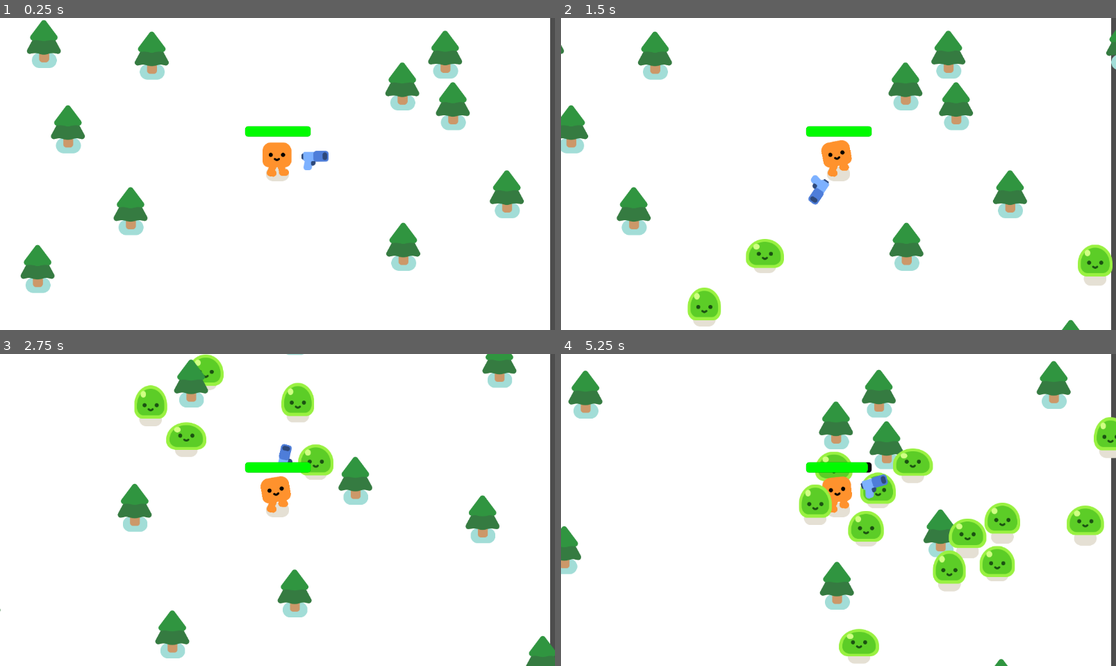
Above: before the commit, frames 1-4 (two rows, left to right).
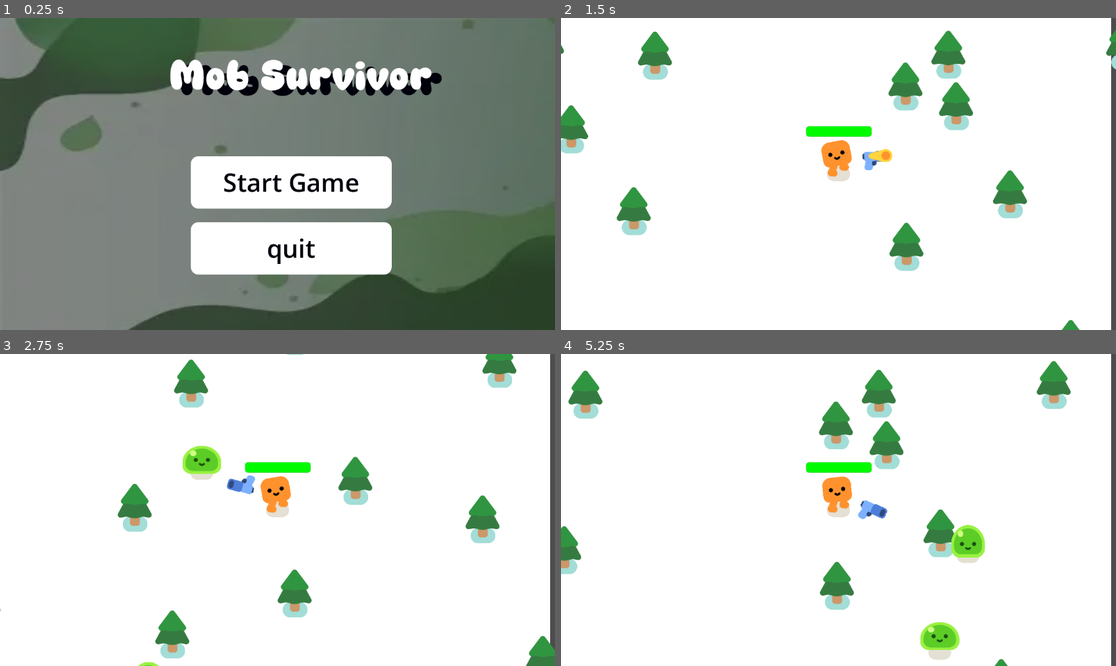
Above: after the commit, the same moments.

Repository: Elie-rgb/Sprint-Build
Game: Godot game, scene res://main_menu.tscn
Two runs of this game, one before a commit and one after it. Both use one fixed random seed, a clock stepped at 60 frames per second and the inputs below. Before the commit the project starts from res://survivors_game.tscn.
Inputs (mouse positions are in pixels of both pictures, inside the frame that each line leads up to):
- Up to frame 1 (0.25 s): no input
- Up to frame 2 (1.5 s): click (849, 183) at 0.5 s, where only the run after the commit has a clickable "Start Game"; hold D (move_right) from 1.28 s (still down)
- Up to frame 3 (2.75 s): release D (move_right) at 2.03 s; hold S (move_down) from 2.03 s (still down)
- Up to frame 4 (5.25 s): release S (move_down) at 2.78 s; hold D (move_right) 2.78-3.53 s; hold W (move_up) 3.53-4.28 s; hold A (move_left) from 4.28 s (still down)

The runs differ from the first frame. In frame 1, 87% of the frame differs, in the area x 0-100%, y 0-100%; in frame 2, 2.3%; in frame 3, 3.7%; in frame 4, 7.7%.

Commit message:
init
game over and main menu

Diff:
--- /dev/null
+++ b/main_menu.gd
@@ -0,0 +1,22 @@
+extends Node2D
+
+
+# Called when the node enters the scene tree for the first time.
+func _ready() -> void:
+	pass # Replace with function body.
+
+
+# Called every frame. 'delta' is the elapsed time since the previous frame.
+func _process(delta: float) -> void:
+	pass
+
+
+func _on_start_pressed() -> void:
+	get_tree().change_scene_to_file("res://survivors_game.tscn")
+
+
+
+
+
+func _on_quit_pressed() -> void:
+	get_tree().quit()
--- /dev/null
+++ b/main_menu.tscn
@@ -0,0 +1,103 @@
+[gd_scene format=3 uid="uid://r6v4jj7whjk5"]
+
+[ext_resource type="Script" uid="uid://d2efeyg1shuk" path="res://main_menu.gd" id="1_06t4h"]
+[ext_resource type="Texture2D" uid="uid://b5eb5xwq5sx3y" path="res://download.webp" id="2_fu7sn"]
+[ext_resource type="FontFile" uid="uid://blxr5ebwyvkvy" path="res://Super Kidpop.ttf" id="3_jix8l"]
+
+[sub_resource type="StyleBoxTexture" id="StyleBoxTexture_glbon"]
+texture = ExtResource("2_fu7sn")
+modulate_color = Color(0.5673677, 0.56736773, 0.56736773, 1)
+
+[sub_resource type="StyleBoxFlat" id="StyleBoxFlat_06t4h"]
+bg_color = Color(1, 1, 1, 1)
+corner_radius_top_left = 16
+corner_radius_top_right = 16
+corner_radius_bottom_right = 16
+corner_radius_bottom_left = 16
+
+[sub_resource type="StyleBoxFlat" id="StyleBoxFlat_fu7sn"]
+bg_color = Color(0.0200621, 0.57462776, 0.0688419, 1)
+corner_radius_top_left = 16
+corner_radius_top_right = 16
+corner_radius_bottom_right = 16
+corner_radius_bottom_left = 16
+
+[sub_resource type="StyleBoxFlat" id="StyleBoxFlat_jix8l"]
+corner_radius_top_left = 16
+corner_radius_top_right = 16
+corner_radius_bottom_right = 16
+corner_radius_bottom_left = 16
+
+[sub_resource type="StyleBoxFlat" id="StyleBoxFlat_glbon"]
+bg_color = Color(0.89411765, 0.09019608, 0.0627451, 1)
+corner_radius_top_left = 16
+corner_radius_top_right = 16
+corner_radius_bottom_right = 16
+corner_radius_bottom_left = 16
+
+[node name="Main menu" type="Node2D" unique_id=501350907]
+script = ExtResource("1_06t4h")
+
+[node name="Panel" type="Panel" parent="." unique_id=1618812096]
+offset_right = 1154.0
+offset_bottom = 656.0
+theme_override_styles/panel = SubResource("StyleBoxTexture_glbon")
+
+[node name="Button Manager" type="Control" parent="." unique_id=1233853966]
+layout_mode = 3
+anchors_preset = 0
+offset_right = 40.0
+offset_bottom = 40.0
+
+[node name="VBoxContainer" type="VBoxContainer" parent="Button Manager" unique_id=116734796]
+layout_mode = 1
+anchors_preset = 14
+anchor_top = 0.5
+anchor_right = 1.0
+anchor_bottom = 0.5
+offset_left = 396.0
+offset_top = 267.0
+offset_right = 773.0
+offset_bottom = 513.0
+grow_horizontal = 2
+grow_vertical = 2
+theme_override_constants/separation = 28
+
+[node name="Start" type="Button" parent="Button Manager/VBoxContainer" unique_id=772435306]
+layout_mode = 2
+size_flags_vertical = 3
+theme_override_colors/font_color = Color(0, 0, 0.043137256, 1)
+theme_override_font_sizes/font_size = 52
+theme_override_styles/normal = SubResource("StyleBoxFlat_06t4h")
+theme_override_styles/pressed = SubResource("StyleBoxFlat_fu7sn")
+theme_override_styles/hover = SubResource("StyleBoxFlat_jix8l")
+text = "Start Game"
+metadata/_edit_use_anchors_ = true
+
+[node name="quit" type="Button" parent="Button Manager/VBoxContainer" unique_id=835877646]
+layout_mode = 2
+size_flags_vertical = 3
+theme_override_colors/font_color = Color(0, 0, 0.043137256, 1)
+theme_override_font_sizes/font_size = 52
+theme_override_styles/normal = SubResource("StyleBoxFlat_06t4h")
+theme_override_styles/pressed = SubResource("StyleBoxFlat_glbon")
+theme_override_styles/hover = SubResource("StyleBoxFlat_jix8l")
+text = "quit"
+
+[node name="Label" type="Label" parent="." unique_id=699769825]
+offset_left = 260.0
+offset_top = 33.0
+offset_right = 987.0
+offset_bottom = 214.0
+theme_override_colors/font_shadow_color = Color(0, 0, 0.043137256, 1)
+theme_override_constants/shadow_offset_x = 21
+theme_override_constants/shadow_offset_y = 11
+theme_override_fonts/font = ExtResource("3_jix8l")
+theme_override_font_sizes/font_size = 88
+text = "Mob Survivor"
+horizontal_alignment = 1
+vertical_alignment = 1
+
+[connection signal="pressed" from="Button Manager/VBoxContainer/Start" to="." method="_on_start_pressed"]
+[connection signal="pressed" from="Button Manager/VBoxContainer/quit" to="." method="_on_quit_pressed"]
+[connection signal="pressed" from="Button Manager/VBoxContainer/quit" to="." method="_on_start_pressed"]
--- a/project.godot
+++ b/project.godot
@@ -11,7 +11,7 @@
 [application]
 
 config/name="Sprint build"
-run/main_scene="uid://d4aih7s1goewg"
+run/main_scene="uid://r6v4jj7whjk5"
 config/features=PackedStringArray("4.6", "Forward Plus")
 config/icon="res://icon.svg"
 
--- a/survivors_game.gd
+++ b/survivors_game.gd
@@ -9,3 +9,13 @@
 
 func _on_timer_timeout() -> void:
 	spawn_mob()
+
+
+func _on_player_health_depleted() -> void:
+	%Gameover.visible = true
+	get_tree().paused = true
+
+	await get_tree().create_timer(3.0, true).timeout
+
+	get_tree().paused = false
+	get_tree().change_scene_to_file("res://main_menu.tscn")
--- a/survivors_game.tscn
+++ b/survivors_game.tscn
@@ -3,6 +3,7 @@
 [ext_resource type="PackedScene" uid="uid://doux7sfcc3o73" path="res://player.tscn" id="1_3cish"]
 [ext_resource type="Script" uid="uid://davntxj346m0g" path="res://survivors_game.gd" id="1_qqaft"]
 [ext_resource type="PackedScene" uid="uid://dp80gs76vwph" path="res://pine_tree.tscn" id="2_y3pti"]
+[ext_resource type="FontFile" uid="uid://blxr5ebwyvkvy" path="res://Super Kidpop.ttf" id="4_qqaft"]
 
 [sub_resource type="Curve2D" id="Curve2D_l26od"]
 _data = {
@@ -81,7 +82,7 @@
 position = Vector2(-157, 428)
 
 [node name="PineTree15" parent="." unique_id=254400999 instance=ExtResource("2_y3pti")]
-position = Vector2(-456, 671)
+position = Vector2(-461, 671)
 
 [node name="PineTree16" parent="." unique_id=1389416768 instance=ExtResource("2_y3pti")]
 position = Vector2(802, 1047)
@@ -152,6 +153,72 @@
 [node name="PineTree20" parent="." unique_id=1368729030 instance=ExtResource("2_y3pti")]
 position = Vector2(410, 982)
 
+[node name="PineTree49" parent="." unique_id=675968225 instance=ExtResource("2_y3pti")]
+position = Vector2(-153, 1233)
+
+[node name="PineTree50" parent="." unique_id=1215528442 instance=ExtResource("2_y3pti")]
+position = Vector2(262, 1266)
+
+[node name="PineTree51" parent="." unique_id=2146443537 instance=ExtResource("2_y3pti")]
+position = Vector2(763, 1266)
+
+[node name="PineTree52" parent="." unique_id=971996009 instance=ExtResource("2_y3pti")]
+position = Vector2(-543, 1387)
+
+[node name="PineTree53" parent="." unique_id=487172439 instance=ExtResource("2_y3pti")]
+position = Vector2(-422, 1153)
+
+[node name="PineTree61" parent="." unique_id=1779046135 instance=ExtResource("2_y3pti")]
+position = Vector2(-1044, 1133)
+
+[node name="PineTree62" parent="." unique_id=1690961047 instance=ExtResource("2_y3pti")]
+position = Vector2(-923, 899)
+
+[node name="PineTree63" parent="." unique_id=1698752438 instance=ExtResource("2_y3pti")]
+position = Vector2(-884, 482)
+
+[node name="PineTree64" parent="." unique_id=1377099696 instance=ExtResource("2_y3pti")]
+position = Vector2(-1274, 636)
+
+[node name="PineTree65" parent="." unique_id=733798547 instance=ExtResource("2_y3pti")]
+position = Vector2(-849, 159)
+
+[node name="PineTree66" parent="." unique_id=616904259 instance=ExtResource("2_y3pti")]
+position = Vector2(-1148, 402)
+
+[node name="PineTree67" parent="." unique_id=286996395 instance=ExtResource("2_y3pti")]
+position = Vector2(-759, 774)
+
+[node name="PineTree68" parent="." unique_id=1379942810 instance=ExtResource("2_y3pti")]
+position = Vector2(-848, -6)
+
+[node name="PineTree69" parent="." unique_id=726928810 instance=ExtResource("2_y3pti")]
+position = Vector2(-1005, 1615)
+
+[node name="PineTree70" parent="." unique_id=1366903917 instance=ExtResource("2_y3pti")]
+position = Vector2(-884, 1381)
+
+[node name="PineTree54" parent="." unique_id=1666069283 instance=ExtResource("2_y3pti")]
+position = Vector2(841, 1529)
+
+[node name="PineTree55" parent="." unique_id=1800063718 instance=ExtResource("2_y3pti")]
+position = Vector2(-28, 1525)
+
+[node name="PineTree56" parent="." unique_id=522716184 instance=ExtResource("2_y3pti")]
+position = Vector2(1485, 1290)
+
+[node name="PineTree57" parent="." unique_id=959303790 instance=ExtResource("2_y3pti")]
+position = Vector2(1095, 1444)
+
+[node name="PineTree58" parent="." unique_id=1429675259 instance=ExtResource("2_y3pti")]
+position = Vector2(1221, 1210)
+
+[node name="PineTree59" parent="." unique_id=2058817506 instance=ExtResource("2_y3pti")]
+position = Vector2(1610, 1582)
+
+[node name="PineTree60" parent="." unique_id=1342456932 instance=ExtResource("2_y3pti")]
+position = Vector2(449, 1464)
+
 [node name="PineTree21" parent="." unique_id=901314358 instance=ExtResource("2_y3pti")]
 position = Vector2(1164, -582)
 
@@ -176,6 +243,63 @@
 [node name="PineTree28" parent="." unique_id=822757143 instance=ExtResource("2_y3pti")]
 position = Vector2(1125, -61)
 
+[node name="PineTree71" parent="." unique_id=410180291 instance=ExtResource("2_y3pti")]
+position = Vector2(2300, 964)
+
+[node name="PineTree72" parent="." unique_id=1996664615 instance=ExtResource("2_y3pti")]
+position = Vector2(1910, 1118)
+
+[node name="PineTree73" parent="." unique_id=642680178 instance=ExtResource("2_y3pti")]
+position = Vector2(2335, 641)
+
+[node name="PineTree74" parent="." unique_id=1324319751 instance=ExtResource("2_y3pti")]
+position = Vector2(2036, 884)
+
+[node name="PineTree87" parent="." unique_id=1257045331 instance=ExtResource("2_y3pti")]
+position = Vector2(2098, 808)
+
+[node name="PineTree88" parent="." unique_id=2047948337 instance=ExtResource("2_y3pti")]
+position = Vector2(2133, 485)
+
+[node name="PineTree89" parent="." unique_id=1839005551 instance=ExtResource("2_y3pti")]
+position = Vector2(1834, 728)
+
+[node name="PineTree75" parent="." unique_id=1599937410 instance=ExtResource("2_y3pti")]
+position = Vector2(2336, 476)
+
+[node name="PineTree76" parent="." unique_id=620366968 instance=ExtResource("2_y3pti")]
+position = Vector2(1783, 427)
+
+[node name="PineTree77" parent="." unique_id=3159480 instance=ExtResource("2_y3pti")]
+position = Vector2(1666, 685)
+
+[node name="PineTree78" parent="." unique_id=479525103 instance=ExtResource("2_y3pti")]
+position = Vector2(1744, 948)
+
+[node name="PineTree79" parent="." unique_id=1825608583 instance=ExtResource("2_y3pti")]
+position = Vector2(2534, 104)
+
+[node name="PineTree80" parent="." unique_id=931998714 instance=ExtResource("2_y3pti")]
+position = Vector2(2144, 258)
+
+[node name="PineTree81" parent="." unique_id=1339838600 instance=ExtResource("2_y3pti")]
+position = Vector2(2569, -219)
+
+[node name="PineTree82" parent="." unique_id=1732571143 instance=ExtResource("2_y3pti")]
+position = Vector2(2270, 24)
+
+[node name="PineTree83" parent="." unique_id=1157533969 instance=ExtResource("2_y3pti")]
+position = Vector2(2570, -384)
+
+[node name="PineTree84" parent="." unique_id=1013892265 instance=ExtResource("2_y3pti")]
+position = Vector2(2017, -433)
+
+[node name="PineTree85" parent="." unique_id=976717602 instance=ExtResource("2_y3pti")]
+position = Vector2(1900, -175)
+
+[node name="PineTree86" parent="." unique_id=1985639182 instance=ExtResource("2_y3pti")]
+position = Vector2(1978, 88)
+
 [node name="PineTree29" parent="." unique_id=559041089 instance=ExtResource("2_y3pti")]
 position = Vector2(256, -65)
 
@@ -183,7 +307,29 @@
 position = Vector2(733, -126)
 
 [node name="Timer" type="Timer" parent="." unique_id=352932701]
-wait_time = 0.3
 autostart = true
 
+[node name="Gameover" type="CanvasLayer" parent="." unique_id=1222373901]
+unique_name_in_owner = true
+visible = false
+
+[node name="ColorRect" type="ColorRect" parent="Gameover" unique_id=766416440]
+offset_right = 1143.0
+offset_bottom = 652.0
+color = Color(0, 0, 0, 0.5529412)
+
+[node name="Label" type="Label" parent="Gameover/ColorRect" unique_id=1461487349]
+layout_mode = 0
+offset_left = 234.0
+offset_top = 101.0
+offset_right = 985.0
+offset_bottom = 548.0
+theme_override_fonts/font = ExtResource("4_qqaft")
+theme_override_font_sizes/font_size = 139
+text = "GAME OVER
+"
+horizontal_alignment = 1
+vertical_alignment = 1
+
+[connection signal="health_depleted" from="Player" to="." method="_on_player_health_depleted"]
 [connection signal="timeout" from="Timer" to="." method="_on_timer_timeout"]
Binary file added: Super Kidpop.ttf
Not shown, added: Super Kidpop.ttf.import
Binary file added: download.webp
Not shown, added: download.webp.import
Not shown, added: main_menu.gd.uid
